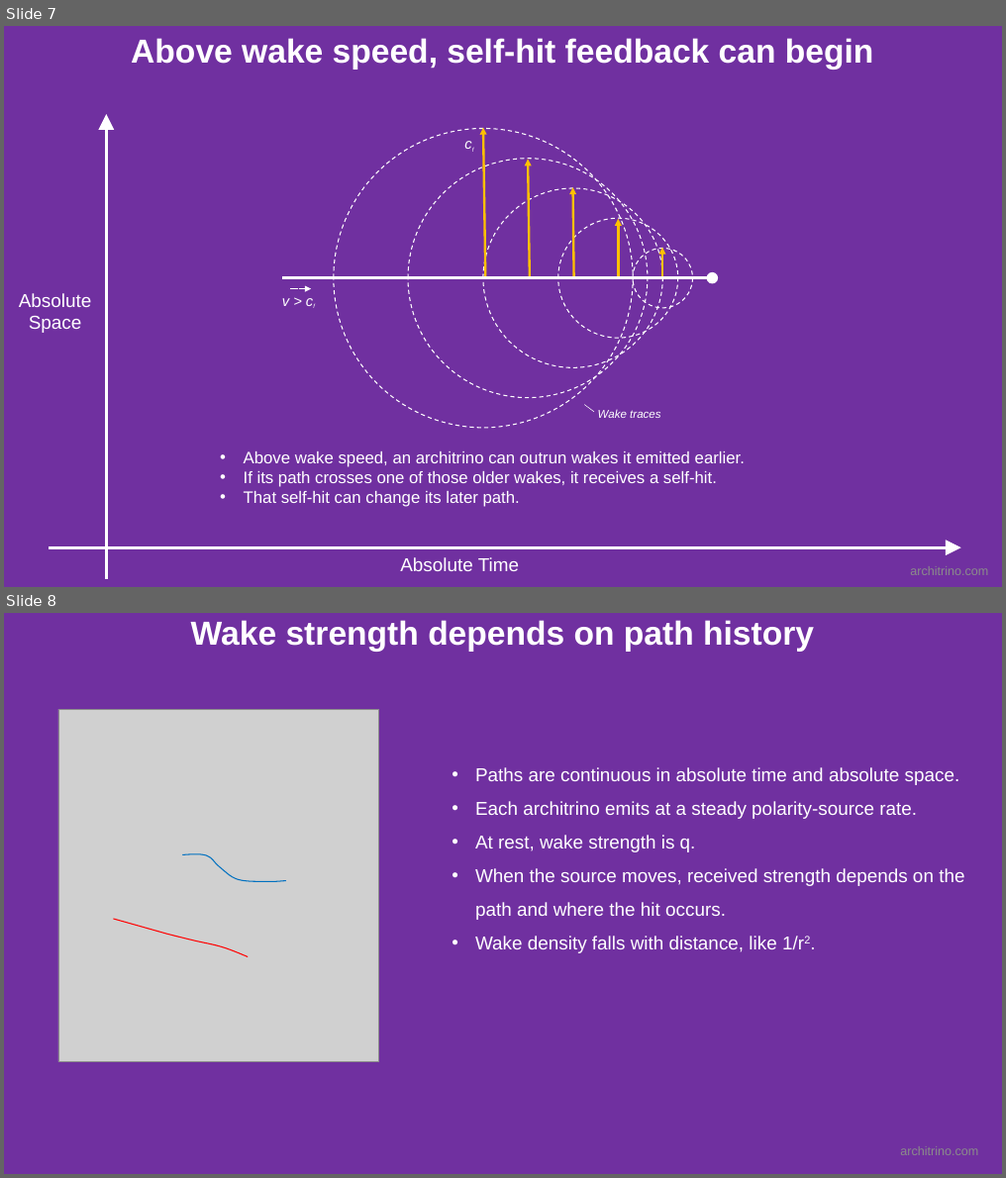
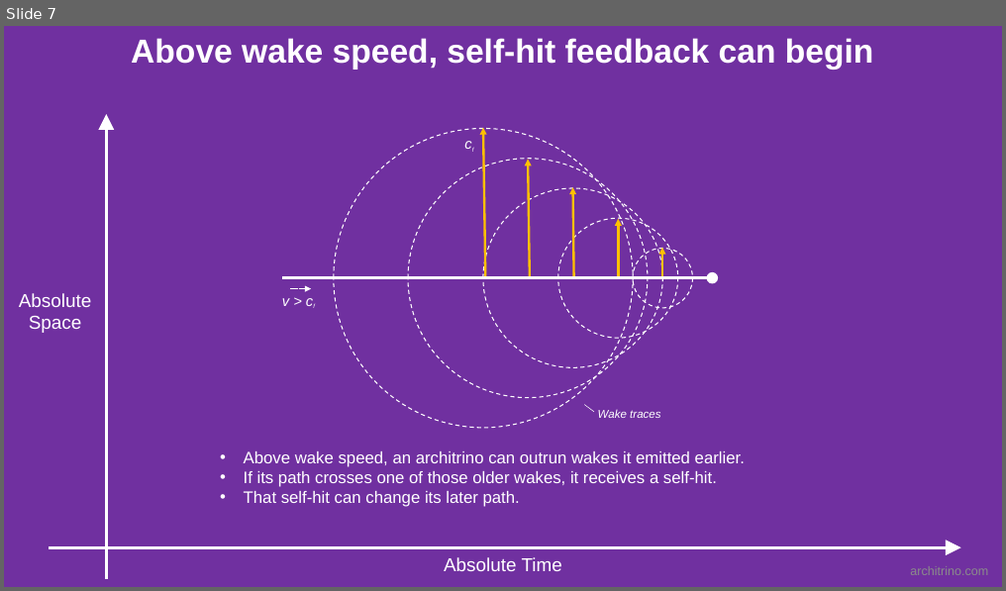
Before and after one commit to jmarkmorris/architrino, a slide deck: reference/archie/presentations/NPQG Fundamentals - Paths.pptx. Shown one above the other, each under a label of ours: slides 7 and 8 before the commit, slide 7 after it. The pictures are 1006x1178 and 1006x591 pixels, drawn with LibreOffice and Linux fonts; fonts in the diff are those of the drawing; grey boxes stand for pictures. Boxes give left, top, right and bottom in pixels: in the first picture for what was removed or moved away, otherwise in the second. Text is boxed around its words. In the diff, an @@ line names an element or a change of style, - is before the commit and + after.

```diff
--- a/reference/archie/presentations/NPQG Fundamentals - Paths.pptx
+++ b/reference/archie/presentations/NPQG Fundamentals - Paths.pptx
@@ slide 8 removed at [4, 613, 1002, 1174], background #7030A0 @@
@@ text removed at [191, 620, 814, 652] @@
-Wake strength depends on path history
@@ picture removed at [58, 709, 379, 1062] @@
@@ text removed at [475, 767, 964, 954] @@
-• Paths are continuous in absolute time and absolute space.
-• Each architrino emits at a steady polarity-source rate.
-• At rest, wake strength is q.
-• When the source moves, received strength depends on the path and where the hit occurs.
-• Wake density falls with distance, like 1/r2.
@@ freeform shape removed at [182, 854, 285, 881] @@
@@ freeform shape removed at [113, 919, 249, 958] @@
@@ text removed at [900, 1147, 978, 1156] @@
-architrino.com
@@ slide 7 changed as well @@
@@ text "Absolute Time": place and size @@
-text "Absolute Time" at [400, 558, 519, 571]
+text "Absolute Time" at [444, 558, 562, 571]
@@ text "Absolute Time" at [444, 558, 562, 571]: alignment left to centre @@
```
Also in this commit, not shown: 11 other slides changed, 1 other slide removed, 9 other files.
